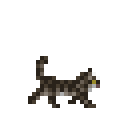
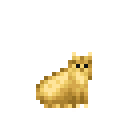
Layer changes from the first 128 x 128 image to the second:
showed "mon_cat_chonker_sit", painted on it over left=36, top=52, right=92, bottom=112
hid "mon_cat_tabby_walk" over left=28, top=56, right=100, bottom=108
